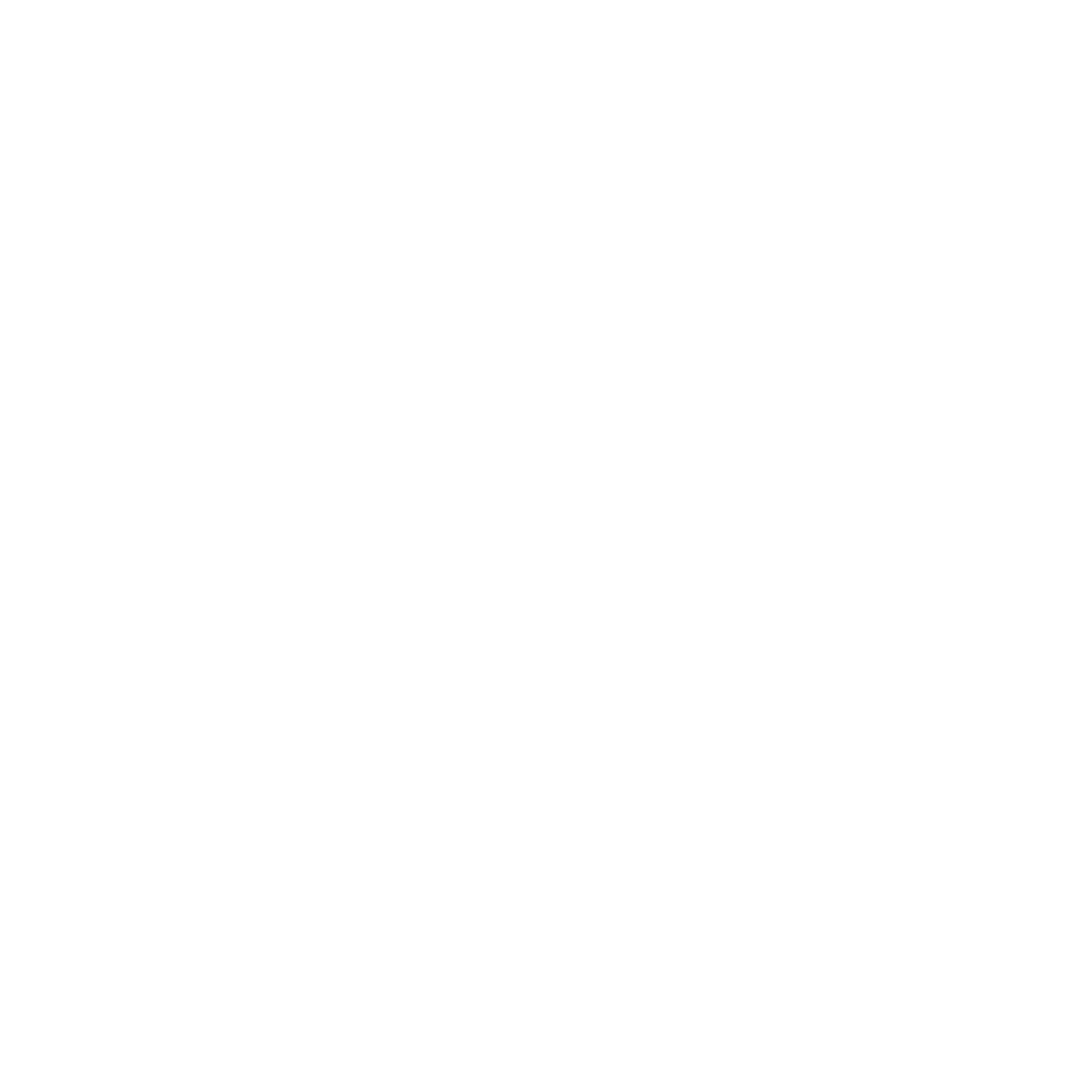
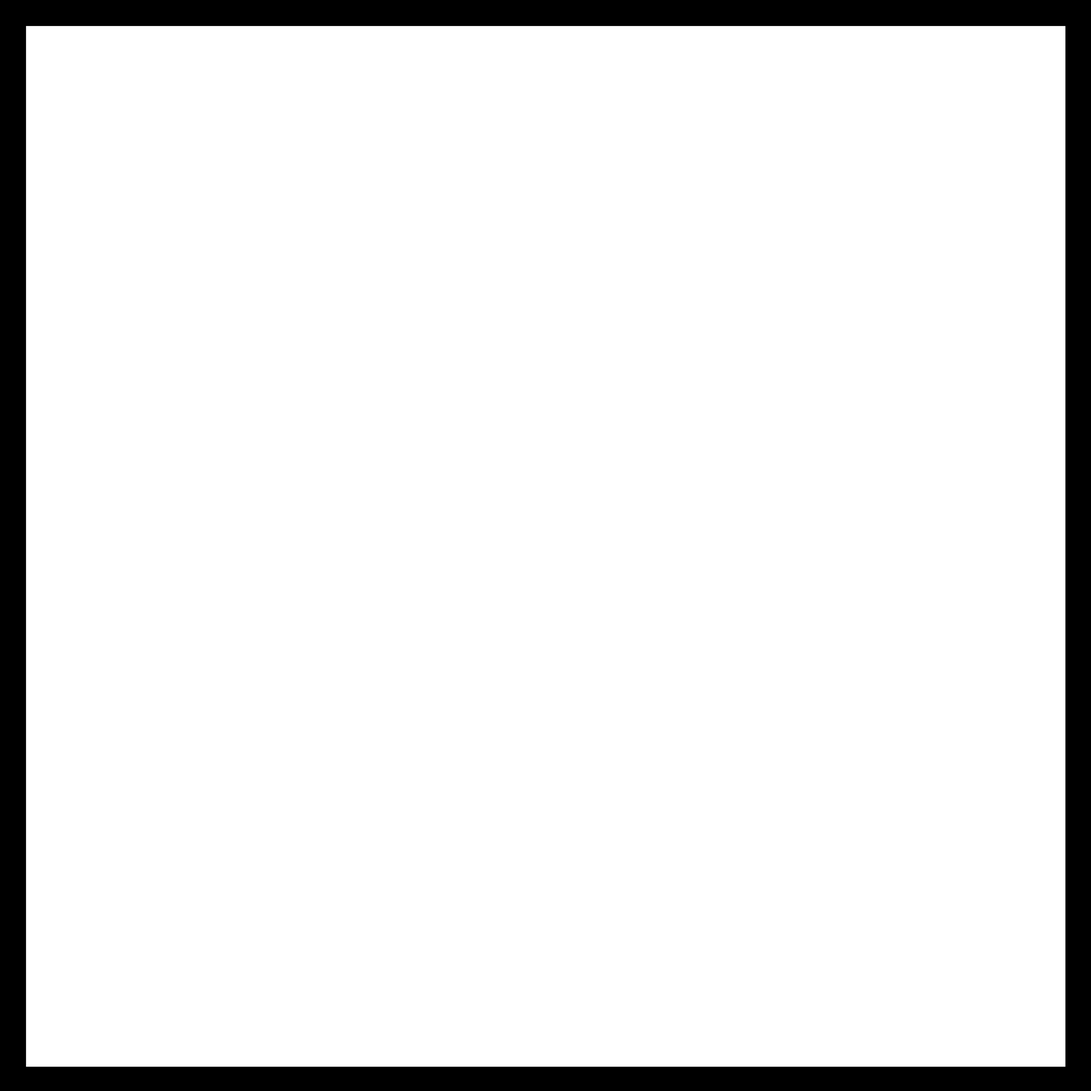
The second 1091×1091 image is a revision of the first. Changes to its layers:
painted on "Rectangle 1 copy" over [0, 0, 1091, 1091]
